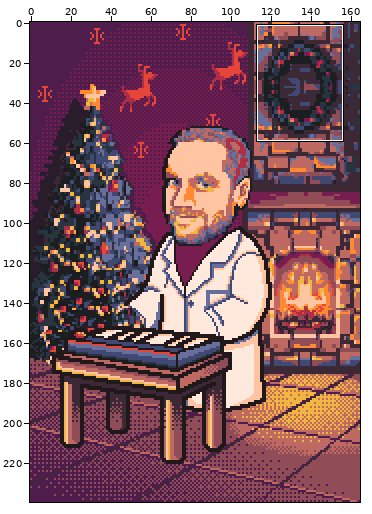
A pixel-art file gets an edit: 25/SW/src/assets/main.aseprite. Above, an overview of the earlier version with the close-up marked.
Close-up. First the earlier version:
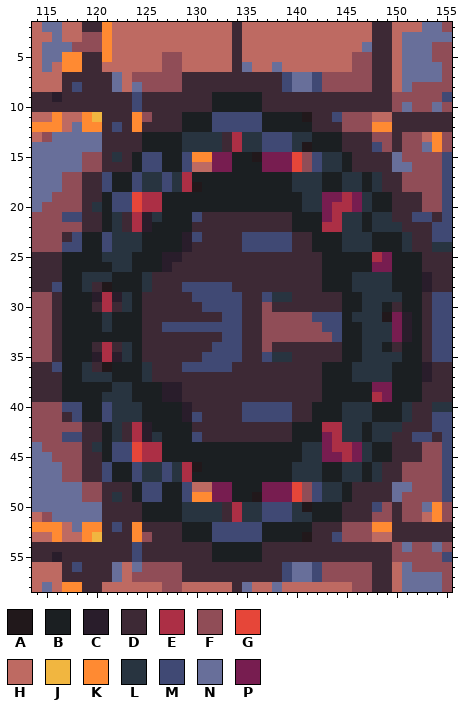
165x240 pixels, 1 frame. Shown: x 114..155, y 2..58.
Visible layers, top first: "character/piano", "character/table", "character/head", "character/vest", "background/tree", "background/fireplace", "background/floor", "background/wallpaper", "background/wall".
Palette (. is transparent): A #21181b  B #1b1f22  C #291d2b  D #3d2935  E #ac2f45  F #904d57  G #e64639  H #be6a62  J #f1b640  K #ff8a32  L #283440  M #404974  N #686f9a  P #771d50
Pixels before, first column x 114:
 2 HNNHHDDKHHHHHHHHHHHHDHHHHHHHHHHHHHDDHHHNNF
 3 HHNHHFFKHHHHHHHHHHHHDHHHHHHHHHHHHHDDHNNNNN
 4 HNNNFFFKHHHHHHHHHHHHDHHHHHHHHHHHHNDDHNNNFF
 5 HNNKKDDKHHHHHFFHHHHHDHHHHHHHHHHHFFDDHNNNFF
 6 HNHKKDDHHHHHHFFHHHHHDNHHNHHHHHHHFFDDHNNNNF
 7 HHHDDDDDNHFFFFFDDDDDDDDDDMNNMFFFFFDDHNNNNF
 8 HHHDMDDDNHNFFFFDDDDDDDDDDMNNMFFFFFDDHNFFFF
 9 DDCDDDDDDDMDDDDDDDBBBBBDDDDDDDDDDDDDFFFFFM
10 DDDDDDDDDDMDDDDDDDBBBBBDDDDDDDDDDDDDFNFFNF
11 HHKHHKJDDDKFDDDBBBMMMMMBBBBADDMFFFHHDDDDDD
12 KKKHNKKDMDKDDDDBBBMMMMMBBBBBDDDFFFKKDDDDDD
13 HFNNNNNDDDDBBBBLLLLDELLMMMLLBBBDDDFFDFFHKF
14 NNNNNNNDDDDBBBBLLLLDELLMMMLABBBDDDMFDFFNKF
15 NNNNNFFDLDBMMBBMKKPPBBAPPPGFMLLBDDDDNFFFFM
16 NNNNNFFDDDBMMBBMHHPPBBBPPPGFMLLBDDDDNNFFFM
17 NNNFFDDMBBMLLMLEBBBBBBBBBBLLLBBLLBLDDFFFFM
18 NNNFFDDMBBMLLMLEABBBBBBBBBLLLBBLLBLDDFFFFM
19 NNFFFDDBMMGEEBBBBBBBBBBBBBBLLPPEPLBBDDDFFM
20 NFFFFDLBMMGEEBBBBBBBBBBBBBBLLPEEPLBBDDDFFM
21 FFFMMDDBLDECLBBBMDDDDDDDDDBBBPELLBLLDDMMDM
22 FFFFFDDBLDECBBBBDDDDDDDDDDBBBEELLBLLLDDDMM
23 FFFDMBBMLLLBBBBCMDDDDMMMMMDDBBBLLLBBBLDDMM
24 FFFMMBBMLLLBBBBCDDDDDMMMMMDDBBBLLLBBBLDDLL
25 DDDBBBBLLLBBBCCDDDDDDDDDDDDDDBBBBBEPBBBDDD
26 DDDBBBBBLLBBBCDDDDDDDDDDDDDDDBBBBBPPBBBDDD
27 DDDBBLLLBBBLDDDDDDDDDDDDDDDDDBBBLLLLBBBCDD
28 DDMBBLDABBBLDDDMMMMMDDDDDDDDDBBBLLLLBBBCDD
29 FFDBBBCECLBDDDDDMMMMMDDMLLDDDDDBBLLLLBBDMM
30 FFDBBBDEDLBDDDDDDMMMMDDFDDDDDDDBBLLBDBBDMM
31 FFDBBBBLBBBDDDDDDDDMMDDFFFFFMMMBLLLAPCBDMM
32 FFDBBBBLBBBDDMMMMMMMMDDFFFFFFMMBBLLLPCBDMM
33 FFDBBBBBBBBDDDDDDDDMMDDFFFFFFFMBBLLLPCBDMM
34 FFDBBBDEDLBDDDDDDDMMMDDFDDDDDDDBBLLBDBBDMM
35 FFDBBBCECLBDDDDDDMMMMDDMLLDDDDDBBLLLLBBDMM
36 DDMBBLDABBBLDDDMMMMMDDDDDDDDDBBBLLLLBBBCDD
37 DDDBBLLLBBBLDDDDDDDDDDDDDDDDDBBBLLLLBBBCDD
38 DDDBBBBBLLBBBCCDDDDDDDDDDDDDDBBBBBPPBBBDDD
39 DDDBBBBLLLBBBCCDDDDDDDDDDDDDDBBBBBEPBBBDDD
40 FFFMMBBMLLLBBBBCDDDDDMMMMMDDBBBLLLBBBLDDLL
41 FFFDMBBMLLLBBBBCMDDDDMMMMMDDBBBLLLBBBLDDMM
42 FFFFFDDBLDECBBBBDDDDDDDDDDBBBEELLBLLLDDDMM
43 FFFMMDDBLDECLBBBMDDDDDDDDDBBBPELLBLLDDMMDM
44 NFFFFDLBMMGEEBBBBBBBBBBBBBBLLPEEPLBBDDDFFM
45 NNFFFDDBMMGEEBBBBBBBBBBBBBBLLPPEPLBBDDDFFM
46 NNNFFDDMBBMLLMLEABBBBBBBBBLLLBBLLBLDDFFFFM
47 NNNFFDDMBBMLLMLEBBBBBBBBBBLLLBBLLBLDDFFFFM
48 NNNNNFFDDDBMMBBMHHPPBBBPPPGFMLLBDDDDNNFFFM
49 NNNNNFFDLDBMMBBMKKPPBBAPPPGFMLLBDDDDNFFFFM
50 NNNNNNNDDDDBBBBLLLLDELLMMMLABBBDDDMFDFFNKF
51 HFNNNNNDDDDBBBBLLLLDELLMMMLLBBBDDDFFDFFHKF
52 KKKHNKKDMDKDDDDBBBMMMMMBBBBBDDDFFFKKDDDDDD
53 HHKHHKJDDDKFDDDBBBMMMMMBBBBADDMFFFHHDDDDDD
54 DDDDDDDDDDMDDDDDDDBBBBBDDDDDDDDDDDDDFNFFNF
55 DDCDDDDDDDMDDDDDDDBBBBBDDDDDDDDDDDDDFFFFFM
56 HHHDMDDDNHNFFFFDDDDDDDDDDMNNMFFFFFDDHNFFFF
57 HHHDDDDDNHFFFFFDDDDDDDDDDMNNMFFFFFDDHNNNNF
58 HNHKKDDHHHHHHFFHHHHHDNHHNHHHHHHHFFDDHNNNNF
And afterwards:
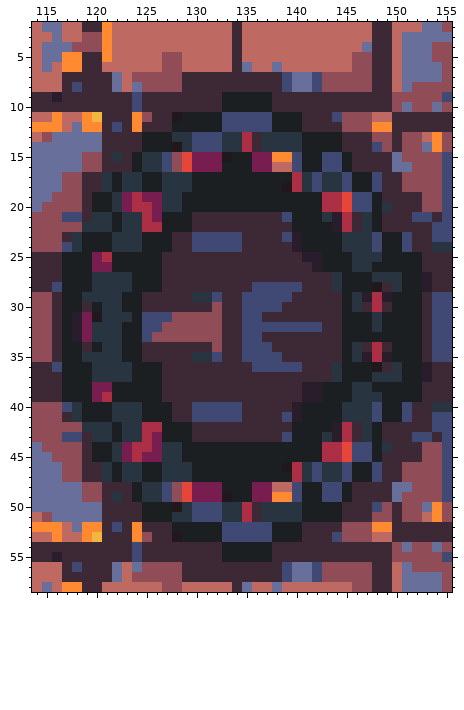
The exact change:
Changed rows in their new state; - is an unchanged pixel.
Layer "background/fireplace":
first column x 118:
 9 --------------D----B--------------
10 --------------D----B--------------
11 ----------A---B----M---D----------
12 ----------B---B----M---D----------
13 ----------L-MMMLLEDLLL-B----------
14 ----------A-MMMLLEDLLL-B----------
15 -------LLMFGPP-A--P-KKMBBMM-------
16 -------LLMFGPP-B--P-HHMBBMM-------
17 ---L-LLBBL-L----------E-MLLMB-M---
18 ---L-LLBBL-LB--------AE-MLLMB-M---
19 --B-LPEPPLL------------BBEEGMM-D--
20 --B-LPE-PLL------------BBE-GMM-L--
21 --LLBLLEP---D--------M---LCEDLBD--
22 -LLLBLLEE----------------BCEDLBDD-
23 L--B------DD-MMMMDDDD-CB------M--M
24 L--B------DDMMMMMDDDDDCB------M--M
25 --PEBB---DD------------CC---LLLB--
26 --PPBB---D--------------C---LLBB--
27 -B--LL-BB----------------DL-BB--L-
28 -BLLLL-BB--DDDDD--MMMMM--DL-BBADL-
29 -LLLLB------LL-DDMM-MM------LCECB-
30 -DBLLB-------DFDDMMMM-------LDEDB-
31 CPA-LL-MMMFFFFFDDMMDDDDDDDD-BB-BBB
32 CPL-L--MMFFFFFFDDMMMMMMMMDD--B-BBB
33 CPLLL--MFFFFFFFDDMMDDDDDDDD--BBBBB
34 -DBLLB--------FDDMMM--------LDEDB-
35 -LLLLB------LL-DDMM-MD------LCECB-
36 -BLLLL-BB--DDDDD--MMMMM--DL-BBADL-
37 -B--LL-BB----------------DL-BB--L-
38 --PPBB---DD------------CC---LLBB--
39 --PEBB---DD------------CC---LLLB--
40 L--B------DDMMMMMDDDDDCB------M--M
41 L--B------DD-MMMMDDDD-CB------M--M
42 -LLLBLLEE----------------BCEDLBDD-
43 --LLBLLEP---D--------M---LCEDLBD--
44 --B-LPE-PLL------------BBE-GMM-L--
45 --B-LPEPPLL------------BBEEGMM-D--
46 ---L-LLBBL-LB--------AE-MLLMB-M---
47 ---L-LLBBL-L----------E-MLLMB-M---
48 -------LLMFGPP-B--P-HHMBBMM-------
49 -------LLMFGPP-A--P-KKMBBMM-------
50 ----------A-MMMLLEDLLL-B----------
51 ----------L-MMMLLEDLLL-B----------
52 ----------B---B----M---D----------
53 ----------A---B----M---D----------
54 --------------D----B--------------
55 --------------D----B--------------
Pixel boxes of the changes (left, top, right, bottom) in both close-ups:
changed: (72, 92, 412, 562)
